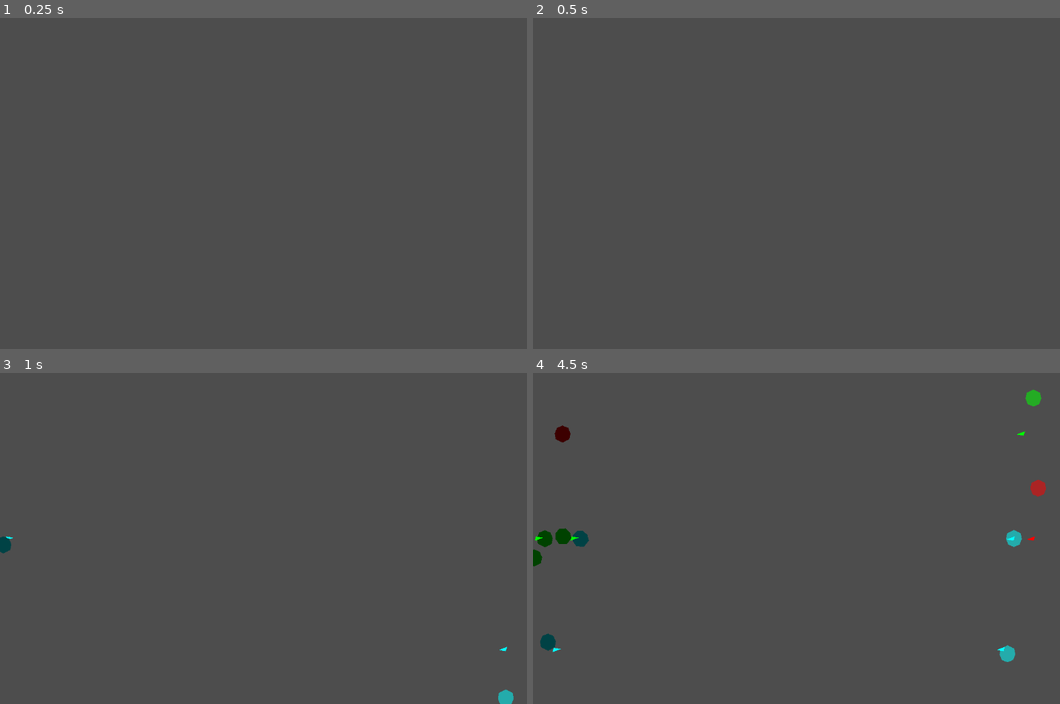
Above: before the commit, frames 1-4 (two rows, left to right).
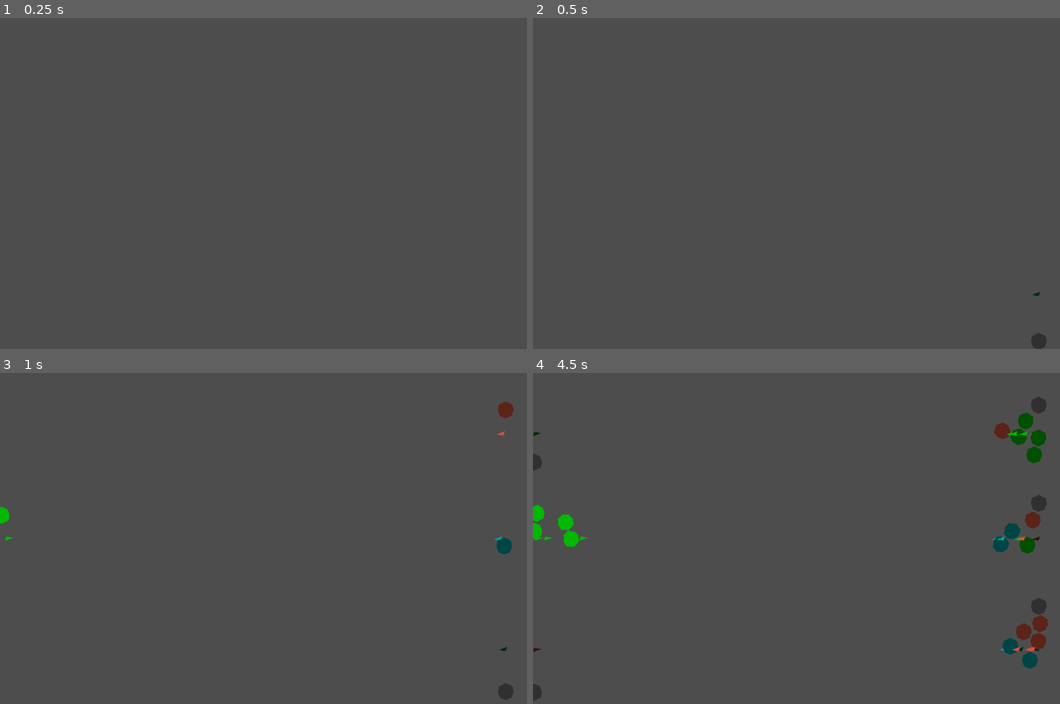
Above: after the commit, the same moments.

Repository: MaezkHeart/Serious-Game-Jam
Game: Godot game, scene res://Scenes/Lanes Prototype/lanes_proto_main.tscn
Two runs of this game, one before a commit and one after it. Both use one fixed random seed, a clock stepped at 60 frames per second and the inputs below.
Inputs (mouse positions are in pixels of both pictures, inside the frame that each line leads up to):
- Up to frame 1 (0.25 s): no input
- Up to frame 2 (0.5 s): no input
- Up to frame 3 (1 s): move the mouse to (426, 521) at 0.52 s; press the mouse at (426, 521) at 0.53 s
- Up to frame 4 (4.5 s): release the mouse at (959, 521) at 1.25 s; drag from (712, 555) to (828, 429) at 1.27 s; move the mouse to (886, 465) at 2.02 s; press the mouse at (886, 465) at 2.03 s; tap Mouse wheel down (scroll_wheel_down) at 2.1 s; release the mouse at (886, 465) at 2.75 s; drag from (796, 604) to (543, 435) at 2.77 s; move the mouse to (1007, 588) at 3.52 s; press the mouse at (1007, 588) at 3.53 s; release the mouse at (1007, 588) at 4.25 s; drag from (648, 488) to (559, 435) at 4.27 s

Frame 1 is identical in both runs. In frame 2, 0.1% of the frame differs, in the area x 94-98%, y 82-100%; in frame 3, 0.6%; in frame 4, 3.4%, in the area x 0-98%, y 4-100%.

Commit message:
Upgraded unit movement and interactions and added basic fighting

Diff:
--- a/Scenes/Lanes Prototype/basic_enemy.tscn
+++ b/Scenes/Lanes Prototype/basic_enemy.tscn
@@ -11,14 +11,19 @@
 mass = 0.1
 gravity_scale = 0.0
 contact_monitor = true
-max_contacts_reported = 4
+max_contacts_reported = 7
 script = ExtResource("1_lnkmd")
 
 [node name="CollisionShape2D" type="CollisionShape2D" parent="." unique_id=489891610]
 shape = SubResource("CircleShape2D_my7ai")
 
 [node name="Polygon2D" type="Polygon2D" parent="." unique_id=907939166]
+self_modulate = Color(0.43134022, 0.43134025, 0.43134025, 1)
 color = Color(1, 1, 1, 0.531)
 polygon = PackedVector2Array(-13.262101, -9.818968, 9.536743e-07, -16.45002, 13.262109, -9.818968, 15.472455, 1.2327856, 11.051755, 12.284538, 9.536743e-07, 16.981533, -11.051751, 12.284538, -15.472451, 1.2327856)
 
-[connection signal="body_entered" from="." to="." method="_on_body_entered"]
+[node name="AttackCooldown" type="Timer" parent="." unique_id=758884567]
+wait_time = 0.8
+
+[connection signal="body_exited" from="." to="." method="_on_body_exited"]
+[connection signal="timeout" from="AttackCooldown" to="." method="_on_attack_cooldown_timeout"]
--- a/Scenes/Lanes Prototype/basic_player_unit.tscn
+++ b/Scenes/Lanes Prototype/basic_player_unit.tscn
@@ -10,7 +10,7 @@
 mass = 0.1
 gravity_scale = 0.0
 contact_monitor = true
-max_contacts_reported = 4
+max_contacts_reported = 7
 script = ExtResource("1_oovt2")
 
 [node name="CollisionShape2D" type="CollisionShape2D" parent="." unique_id=489891610]
@@ -20,4 +20,7 @@
 color = Color(0.23810166, 0.26133683, 0.27383968, 1)
 polygon = PackedVector2Array(-13.262101, -9.818968, 9.536743e-07, -16.45002, 13.262109, -9.818968, 15.472455, 1.2327856, 11.051755, 12.284538, 9.536743e-07, 16.981533, -11.051751, 12.284538, -15.472451, 1.2327856)
 
-[connection signal="body_entered" from="." to="." method="_on_body_entered"]
+[node name="AttackCooldown" type="Timer" parent="." unique_id=1212120893]
+
+[connection signal="body_exited" from="." to="." method="_on_body_exited"]
+[connection signal="timeout" from="AttackCooldown" to="." method="_on_attack_cooldown_timeout"]
--- a/Scenes/Lanes Prototype/lanes_proto_main.tscn
+++ b/Scenes/Lanes Prototype/lanes_proto_main.tscn
@@ -85,6 +85,7 @@
 curve = SubResource("Curve2D_kamoa")
 
 [node name="SpawnTimer" type="Timer" parent="." unique_id=247059653]
+wait_time = 0.25
 autostart = true
 
 [connection signal="timeout" from="SpawnTimer" to="." method="_on_spawn_timer_timeout"]
--- a/Scenes/Lanes Prototype/unit_path_follow.tscn
+++ b/Scenes/Lanes Prototype/unit_path_follow.tscn
@@ -13,11 +13,11 @@
 [node name="Polygon2D" type="Polygon2D" parent="Guide" unique_id=633285047]
 polygon = PackedVector2Array(-0.14303374, -4.67364, -2.388036, 3.8981867, 13.53107, -2.2245467)
 
-[node name="EncounterArea" type="Area2D" parent="." unique_id=588013218]
+[node name="EncounterArea(not used)" type="Area2D" parent="." unique_id=588013218]
 collision_layer = 0
 collision_mask = 0
 
-[node name="CollisionShape2D" type="CollisionShape2D" parent="EncounterArea" unique_id=911829864]
+[node name="CollisionShape2D" type="CollisionShape2D" parent="EncounterArea(not used)" unique_id=911829864]
 shape = SubResource("CircleShape2D_ln6rh")
 
-[connection signal="body_entered" from="EncounterArea" to="." method="_on_encounter_area_body_entered"]
+[connection signal="body_entered" from="EncounterArea(not used)" to="." method="_on_encounter_area_body_entered"]
--- a/Scripts/LaneFightingPrototype/basic_enemy.gd
+++ b/Scripts/LaneFightingPrototype/basic_enemy.gd
@@ -1,4 +1,19 @@
-extends UnitMovement
+extends Unit
+
 
 func set_up_encounter_mask():
 	encounter_collision_mask = 1
+
+
+func _on_attack_cooldown_timeout():
+	attack_cooldown.wait_time = randf_range(1.5, 2.0)
+	for i in enemies_in_range.size():
+		if is_instance_valid(enemies_in_range[i]):
+			enemies_in_range[i].defeat()
+
+
+func defeat():
+	if is_instance_valid(path_follow):
+		path_follow.queue_free()
+	#self.modulate = Color(0.891, 0.0, 0.915, 1.0)
+	self.queue_free()
--- a/Scripts/LaneFightingPrototype/basic_player_unit.gd
+++ b/Scripts/LaneFightingPrototype/basic_player_unit.gd
@@ -1,4 +1,19 @@
-extends UnitMovement
+extends Unit
+
 
 func set_up_encounter_mask():
 	encounter_collision_mask = 2
+
+
+func _on_attack_cooldown_timeout():
+	attack_cooldown.wait_time = randf_range(1.5, 2.0)
+	for i in enemies_in_range.size():
+		if is_instance_valid(enemies_in_range[i]):
+			enemies_in_range[i].defeat()
+
+
+func defeat():
+	if is_instance_valid(path_follow):
+		path_follow.queue_free()
+	#self.modulate = Color(0.891, 0.0, 0.915, 1.0)
+	self.queue_free()
--- a/Scripts/LaneFightingPrototype/lane.gd
+++ b/Scripts/LaneFightingPrototype/lane.gd
@@ -7,13 +7,14 @@
 const UNIT_PATH_FOLLOW = preload("uid://dtulup478vp38")
 const SPAWN_RANGE = 120.0
 
-var colors = [Color(1.0, 0.0, 0.0, 1.0),
-		  Color(0.0, 1.0, 0.0, 1.0),
-		Color(0.0, 1.0, 1.0, 1.0)
-		]
+var colors = [
+		Color(0.842, 0.319, 0.232, 1.0),
+		Color(0.0, 0.728, 0.0, 1.0),
+		Color(0.0, 0.632, 0.632, 1.0)
+	]
 
 
-func spawn_unit(unit_type: PackedScene, path: String, new_mask: int):
+func spawn_unit(unit_type: PackedScene, path: String):
 	var new_path_follow = UNIT_PATH_FOLLOW.instantiate()
 	var new_unit = unit_type.instantiate()
 
@@ -22,14 +23,13 @@
 	#print(new_path_follow)
 	new_unit.path_follow = new_path_follow
 	new_path_follow.unit = new_unit
-	new_path_follow.find_child("EncounterArea").collision_mask = new_mask
 
 	find_child(path).add_child(new_path_follow)
 	find_child(path).add_child(new_unit)
 
 	var rand_color = colors[randi() % colors.size()]
-	new_unit.modulate = rand_color
-	new_path_follow.get_node("Guide/Polygon2D").modulate = rand_color
+	new_unit.find_child("Polygon2D").color = rand_color
+	new_path_follow.get_node("Guide/Polygon2D").color = rand_color
 
 	var spawn_position = new_path_follow.find_child("Guide").global_position
 
--- a/Scripts/LaneFightingPrototype/main.gd
+++ b/Scripts/LaneFightingPrototype/main.gd
@@ -27,12 +27,7 @@
 		var interactible_element = raycast_check_for_interractibles()
 
 		if not interactible_element == null:
-			var ally_collision_mask = 2
-			interactible_element.spawn_unit(
-					BASIC_PLAYER_UNIT,
-					"PlayerUnitPath",
-					ally_collision_mask
-				)
+			interactible_element.spawn_unit(BASIC_PLAYER_UNIT,"PlayerUnitPath")
 
 
 func raycast_check_for_interractibles():
@@ -53,9 +48,4 @@
 
 func _on_spawn_timer_timeout() -> void:
 	var rand_lane = randi_range(1, 3) # temporary
-	var enemy_collision_mask = 1
-	lane_dict[rand_lane].spawn_unit(
-			BASIC_ENEMY,
-			"EnemyPath",
-			enemy_collision_mask
-		)
+	lane_dict[rand_lane].spawn_unit(BASIC_ENEMY,"EnemyPath")
--- /dev/null
+++ b/Scripts/LaneFightingPrototype/unit.gd
@@ -0,0 +1,117 @@
+extends RigidBody2D
+class_name Unit
+
+## /!\ The unit movement is divided between this script and unit_path_follow.gd
+## Handles the physics part of all unit movement and detection of adversary units
+##
+## The rigidbody tries it's best to follow its path "guide" and stops when it
+## has collided with adversary or the "guide" has gotten too far away
+
+@export var follow_strength := 10
+@export var mov_speed = 0.6
+@export var max_follow_range = 70.0
+@export var reconnecting_range = 50.0
+
+var path_follow : Node2D
+var path_guide : Node2D
+var target_pos : Vector2
+var enemies_in_range: Array
+var encounter_collision_mask
+var is_away_from_guide := false
+
+@onready var attack_cooldown: Timer = $AttackCooldown
+
+
+func _ready() -> void:
+	path_guide = path_follow.find_child("Guide")
+	target_pos = path_guide.global_position
+	attack_cooldown.wait_time = randf_range(1.5, 2.0)
+	set_up_encounter_mask()
+
+
+func _process(_delta: float) -> void:
+	target_pos = path_guide.global_position
+
+	## CHECKING GUIDE/UNIT DISTANCE
+	# Stopping unit when too far from guide to stop units "sneaking" behind lines
+	if (
+			is_away_from_guide == false
+			and global_position.distance_to(target_pos) > max_follow_range
+		):
+		print("test too far")
+		path_follow.is_stopped = true
+		is_away_from_guide = true
+		self.modulate = Color(0.0, 0.0, 0.0, 0.369)
+
+	elif (
+			is_away_from_guide == true
+			and global_position.distance_to(target_pos) < reconnecting_range
+		):
+		print("test reconnect")
+		path_follow.is_stopped = false
+		is_away_from_guide = false
+		self.modulate = Color(1.0, 1.0, 1.0, 1.0)
+
+	## CHECKING COLLISION WITH ADVERSARY
+	# Fix edge case where unit is too far from guide and collides an adversary
+	if (
+			enemies_in_range.size() > 0
+			and not path_follow.is_stopped
+		):
+		path_follow.is_stopped = true
+		unit_encounter(enemies_in_range)
+
+	elif (
+			enemies_in_range.is_empty()
+			and path_follow.is_stopped
+			and is_away_from_guide == false
+		):
+		path_follow.is_stopped = false
+		self.modulate = Color(1.0, 1.0, 1.0, 1.0)
+
+
+func _physics_process(_delta: float) -> void:
+	var bodies_intersecting = get_colliding_bodies()
+	enemies_in_range.clear()
+
+	for i in bodies_intersecting.size():
+		if bodies_intersecting[i].collision_layer == encounter_collision_mask:
+			enemies_in_range.append(bodies_intersecting[i])
+
+
+func get_target_force(state :PhysicsDirectBodyState2D, origin, target):
+	var norm_direction = origin.direction_to(target)
+	var local_mov_speed = minf(mov_speed, origin.distance_to(target))
+	var velocity = local_mov_speed * norm_direction / state.step
+
+	# Decreasing y axis vel so the unit is pulled more towards the end than
+	# the center of the lane
+	velocity.y = velocity.y / 2
+
+	state.linear_velocity = velocity
+
+
+func _integrate_forces(state: PhysicsDirectBodyState2D) -> void:
+	get_target_force(state, global_position, target_pos)
+
+
+#func _on_body_exited(body: Node) -> void: # no, no. replace
+	#enemies_in_range.erase(body)
+	#if enemies_in_range.is_empty():
+		#path_follow.is_stopped = false
+
+
+func unit_encounter(enemies: Array):
+	self.modulate = Color(0.262, 0.262, 0.262, 1.0)
+	for i in enemies.size():
+		if not is_instance_valid(enemies[i]):
+			pass
+		else:
+			#target_pos = enemies[i].global_position
+			break
+	attack_cooldown.start()
+
+
+# This function is made to be replaced by child of inheritance
+func set_up_encounter_mask():
+	pass
--- a/Scripts/LaneFightingPrototype/unit_movement.gd
+++ /dev/null
@@ -1,65 +0,0 @@
-extends RigidBody2D
-class_name UnitMovement
-
-## /!\ The unit movement is divided between this script and unit_path_follow.gd
-## Handles the physics part of all unit movement : The rigidbody tries it's
-## best to follow it path "guide" and stops when either itself or the "guide"
-## has collided with adversary unit
-
-@export var follow_strength := 10
-@export var mov_speed = 0.9
-var path_follow : Node2D
-var path_guide : Node2D
-var target_pos : Vector2
-
-var encounter_collision_mask
-
-
-func _ready() -> void:
-	path_guide = path_follow.find_child("Guide")
-	target_pos = path_guide.global_position
-	set_up_encounter_mask()
-
-
-func _process(_delta: float) -> void:
-	target_pos = path_guide.global_position
-
-
-func _physics_process(_delta: float) -> void:
-	var bodies_intersecting = get_colliding_bodies()
-
-	for i in bodies_intersecting.size():
-		if bodies_intersecting[i].collision_layer == encounter_collision_mask:
-			print("test")
-			unit_encounter()
-			break
-
-
-
-func get_target_force(state :PhysicsDirectBodyState2D, origin, target):
-	var norm_direction = origin.direction_to(target)
-	var local_mov_speed = clampf(mov_speed, 0.0, origin.distance_to(target))
-	var velocity = local_mov_speed * norm_direction / state.step
-	velocity.y = velocity.y / 2
-	state.linear_velocity = velocity
-
-
-
-func _integrate_forces(state: PhysicsDirectBodyState2D) -> void:
-	get_target_force(state, global_position, target_pos)
-
-
-#func _on_body_entered(body: Node2D) -> void:
-	#if body.collision_layer == encounter_collision_mask:
-		#unit_encounter()
-
-
-func unit_encounter():
-	print("test")
-	path_follow.is_stopped = true
-	self.modulate = Color(0.242, 0.242, 0.242, 1.0)
-
-
-# This function is made to be replaced by child of inheritance
-func set_up_encounter_mask():
-	pass
--- a/Scripts/LaneFightingPrototype/unit_path_follow.gd
+++ b/Scripts/LaneFightingPrototype/unit_path_follow.gd
@@ -4,15 +4,18 @@
 
 @export var speed = 0.02
 
-@onready var encounter_area: Area2D = $EncounterArea
+#@onready var encounter_area: Area2D = $EncounterArea
 
 var is_stopped := false
 var unit : RigidBody2D
 
 
 func _process(delta: float) -> void:
-	#if encounter_area.has_overlapping_bodies() or is_stopped == true:
-	if global_position.distance_to(unit.global_position) > 150.0 or is_stopped == true:
+	if is_stopped == false:
+		self.progress_ratio += speed * delta
+	else:
 		self.modulate = Color(0.242, 0.242, 0.242, 1.0)
-	else:
-		self.progress_ratio += speed * delta
+
+	# It could also be possible to detect enemies in contact with the guide
+	# but the results are not great
+	#if encounter_area.has_overlapping_bodies():
Renamed: Scripts/LaneFightingPrototype/unit_movement.gd.uid -> Scripts/LaneFightingPrototype/unit.gd.uid
